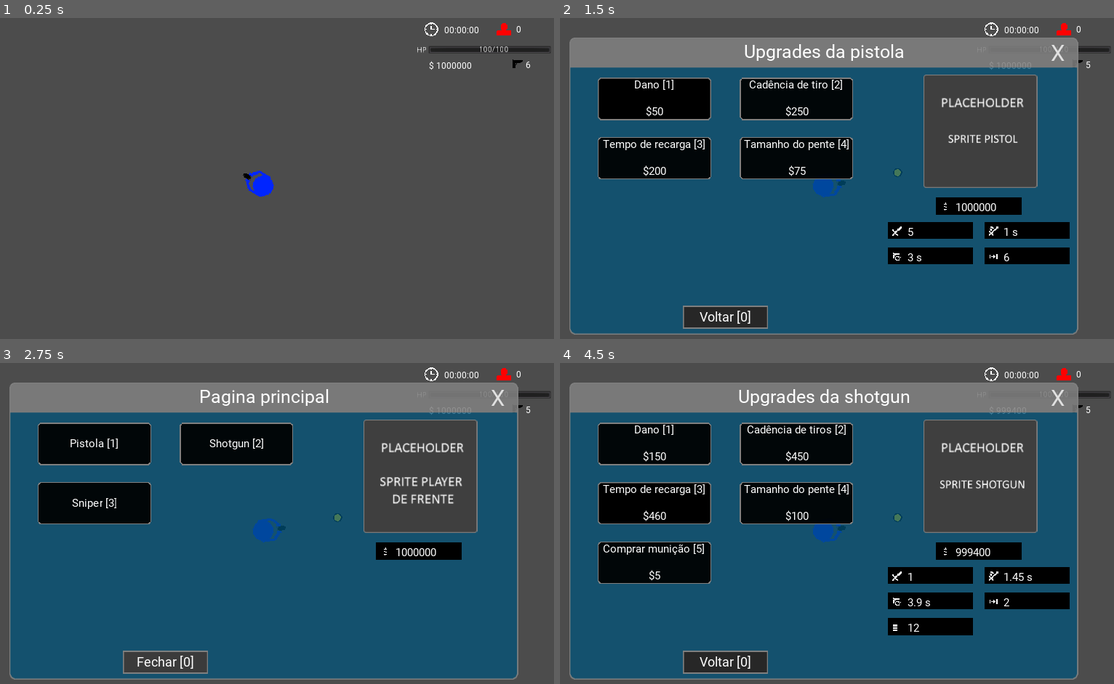
Above: before the commit, frames 1-4 (two rows, left to right).
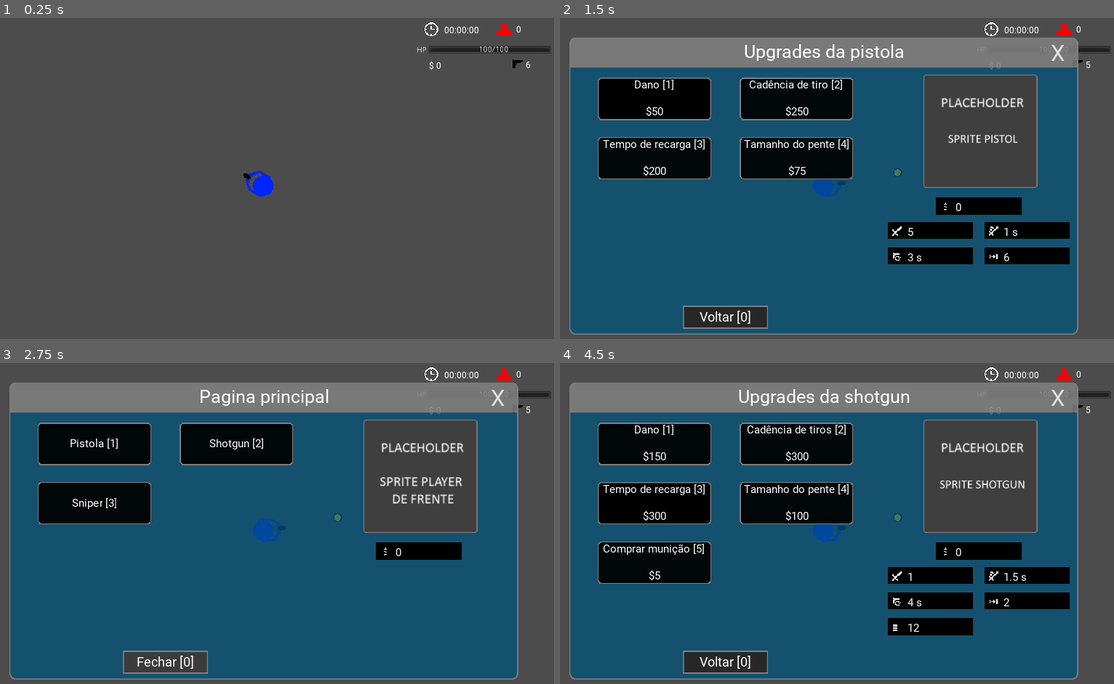
Above: after the commit, the same moments.

Repository: GregorioFornetti/Zigmor
Game: Godot game, scene res://Scenes_and_scripts/Testing_map.tscn
The game is run twice, just before and just after one commit, with the same random seed, the same clock (stepped at 60 frames per second) and the same inputs. This scene is started directly instead of the project's main scene.
Inputs (mouse positions are in pixels of both pictures, inside the frame that each line leads up to):
- Up to frame 1 (0.25 s): no input
- Up to frame 2 (1.5 s): tap Enter at 0.5 s; move the mouse to (953, 168) at 0.52 s; press the mouse at (953, 168) at 0.53 s; hold Right (ui_right) 0.53-1.25 s; tap 0 (0_shop_select) at 0.77 s; tap B (open_shop) at 0.8 s; release the mouse at (953, 168) at 1.25 s; click "Pistola [1]" at 1.25 s
- Up to frame 3 (2.75 s): click "Voltar [0]" at 2 s
- Up to frame 4 (4.5 s): click "Shotgun [2]" at 2.75 s; click "Cadência de tiros [2]" at 3.5 s; click "Tempo de recarga [3]" at 4.25 s

The runs differ from the first frame. In frame 1, less than 0.1% of the frame differs, in the area x 78-86%, y 13-16%; in frame 2, 0.1%; in frame 3, 0.1%; in frame 4, 0.3%, in the area x 16-86%, y 15-76%.
Error in both runs: Invalid call. Nonexistent function 'call_func' in base 'Nil'. (res://Scenes_and_scripts/Autoloaded/Game.gd:60)

Commit message:
shop e som
- Agora no modo dificil só é possível mover o personagem quando a loja estiver aberta
- Atualização dos sons e novos sons adicionados

Diff:
--- a/Scenes_and_scripts/Autoloaded/SoundSystem.tscn
+++ b/Scenes_and_scripts/Autoloaded/SoundSystem.tscn
@@ -2,8 +2,8 @@
 
 [ext_resource path="res://Scenes_and_scripts/Autoloaded/Sound_system.gd" type="Script" id=1]
 
-
 [node name="SoundSystem" type="Node"]
+pause_mode = 2
 script = ExtResource( 1 )
 
 [node name="Music_player" type="AudioStreamPlayer" parent="."]
--- /dev/null
+++ b/Scenes_and_scripts/Interfaces/Buttons/Btn.gd
@@ -0,0 +1,11 @@
+extends TextureButton
+
+const hover_sound = preload("res://Sound/Effects/Interface/btn-hover.wav")
+const click_sound = preload("res://Sound/Effects/Interface/btn-click.wav")
+
+
+func _on_Btn_mouse_entered():
+	SoundSystem.play_sound_effect(hover_sound)
+
+func _on_Btn_pressed():
+	SoundSystem.play_sound_effect(click_sound)
--- a/Scenes_and_scripts/Interfaces/Buttons/Btn.tscn
+++ b/Scenes_and_scripts/Interfaces/Buttons/Btn.tscn
@@ -1,6 +1,7 @@
-[gd_scene load_steps=3 format=2]
+[gd_scene load_steps=4 format=2]
 
 [ext_resource path="res://Fonts/Roboto-Regular.ttf" type="DynamicFontData" id=1]
+[ext_resource path="res://Scenes_and_scripts/Interfaces/Buttons/Btn.gd" type="Script" id=2]
 
 [sub_resource type="DynamicFont" id=1]
 size = 24
@@ -10,6 +11,7 @@
 margin_right = 40.0
 margin_bottom = 40.0
 mouse_default_cursor_shape = 2
+script = ExtResource( 2 )
 __meta__ = {
 "_edit_use_anchors_": false
 }
@@ -25,3 +27,6 @@
 __meta__ = {
 "_edit_use_anchors_": false
 }
+
+[connection signal="mouse_entered" from="." to="." method="_on_Btn_mouse_entered"]
+[connection signal="pressed" from="." to="." method="_on_Btn_pressed"]
--- a/Scenes_and_scripts/Interfaces/Upgrades_shop/Shop_buttons/Btn_shop_page.tscn
+++ b/Scenes_and_scripts/Interfaces/Upgrades_shop/Shop_buttons/Btn_shop_page.tscn
@@ -1,8 +1,9 @@
-[gd_scene load_steps=5 format=2]
+[gd_scene load_steps=6 format=2]
 
 [ext_resource path="res://Sprites/Interface/Menu-interface/Buttons/Shop-btns/Shop-button-hover.png" type="Texture" id=1]
 [ext_resource path="res://Sprites/Interface/Menu-interface/Buttons/Shop-btns/Shop-button-normal.png" type="Texture" id=2]
 [ext_resource path="res://Fonts/Roboto-Regular.ttf" type="DynamicFontData" id=3]
+[ext_resource path="res://Scenes_and_scripts/Interfaces/Buttons/Btn.gd" type="Script" id=4]
 
 [sub_resource type="DynamicFont" id=1]
 size = 20
@@ -14,6 +15,7 @@
 mouse_default_cursor_shape = 2
 texture_normal = ExtResource( 2 )
 texture_hover = ExtResource( 1 )
+script = ExtResource( 4 )
 __meta__ = {
 "_edit_use_anchors_": false
 }
@@ -34,3 +36,6 @@
 __meta__ = {
 "_edit_use_anchors_": false
 }
+
+[connection signal="mouse_entered" from="." to="." method="_on_Btn_mouse_entered"]
+[connection signal="pressed" from="." to="." method="_on_Btn_pressed"]
--- a/Scenes_and_scripts/Interfaces/Upgrades_shop/Upgrades_shop.gd
+++ b/Scenes_and_scripts/Interfaces/Upgrades_shop/Upgrades_shop.gd
@@ -90,6 +90,7 @@
 func _input(event):
 	if Game.current_status == Game.status.SHOPPING and event is InputEventKey:
 		if event.is_action_pressed("open_shop"):
+			return_to_main_page()
 			close_shop()
 			get_tree().set_input_as_handled()
 		elif event.is_action_pressed("0_shop_select"):
--- a/Scenes_and_scripts/Player/Player.gd
+++ b/Scenes_and_scripts/Player/Player.gd
@@ -16,7 +16,7 @@
 	"max_health" : 100,
 	"status" : {
 		"health" : 100,
-		"money" : 1000000
+		"money" : 0
 	},
 	PISTOL : {
 		"damage": 5,
@@ -70,7 +70,7 @@
 	update_money_interface()
 
 func _input(event):
-	if not event is InputEventMouseMotion:
+	if not event is InputEventMouseMotion and not Game.current_status == Game.status.SHOPPING:
 		if event.get_action_strength("change_weapon_to_pistol"):
 			change_weapon(PISTOL)
 		elif event.get_action_strength("change_weapon_to_shotgun"):
@@ -89,7 +89,10 @@
 	verify_shoot_input()
 
 func verify_shoot_input():
-	if Input.is_action_pressed("shoot"):
+	# É preciso que seja colocado da função _input para que seja possível segurar o botao
+	# de atirar e continuar atirando.
+	# Se for colocado no _input, só atira uma vez se segurar o botão.
+	if not Game.current_status == Game.status.SHOPPING and Input.is_action_pressed("shoot"):
 		if attributes[current_weapon]['status']['qnt_reloaded_bullets'] == 0:
 			reload_current_weapon()
 		elif attributes[current_weapon]['status']['ready_to_shoot'] and not reloading:
Not shown, added: Sound/Effects/Death/enemy-death.wav.import
Not shown, added: Sound/Effects/Death/player-death.wav.import
Not shown, added: Sound/Effects/Interface/btn-click.wav.import
Not shown, added: Sound/Effects/Interface/btn-hover.wav.import
Not shown, changed: Sound/Effects/Collisions/enemy-hit.wav
Not shown, changed: Sound/Effects/Collisions/obstacle-hit.wav
Not shown, added: Sound/Effects/Death/enemy-death.wav
Not shown, added: Sound/Effects/Death/player-death.wav
Not shown, added: Sound/Effects/Interface/btn-click.wav
Not shown, added: Sound/Effects/Interface/btn-hover.wav
Not shown, changed: Sound/Effects/Weapons/enemy-pistol-shoot.wav
Not shown, changed: Sound/Effects/Weapons/enemy-shotgun-shoot.wav
(and 2 more such lines)
